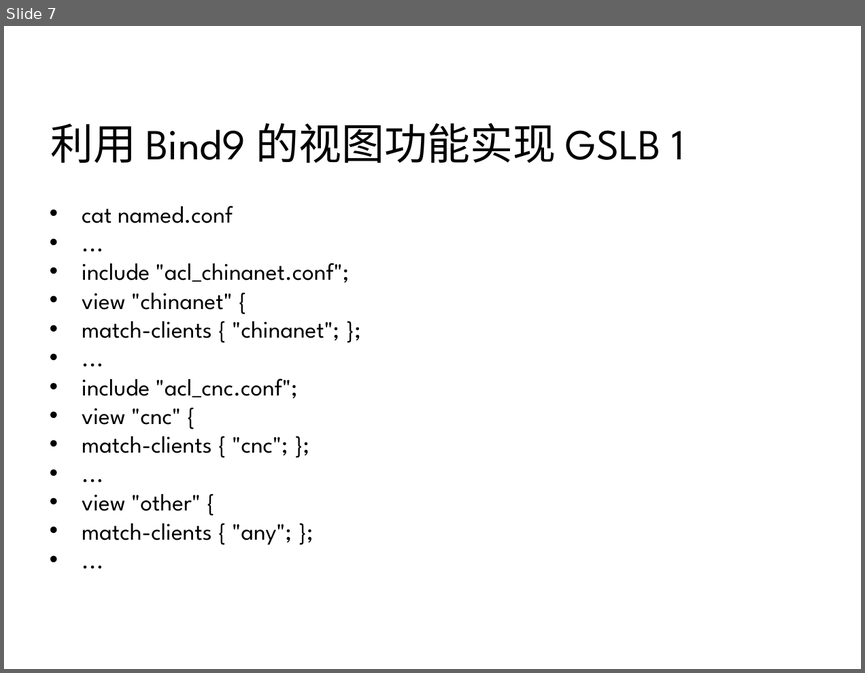
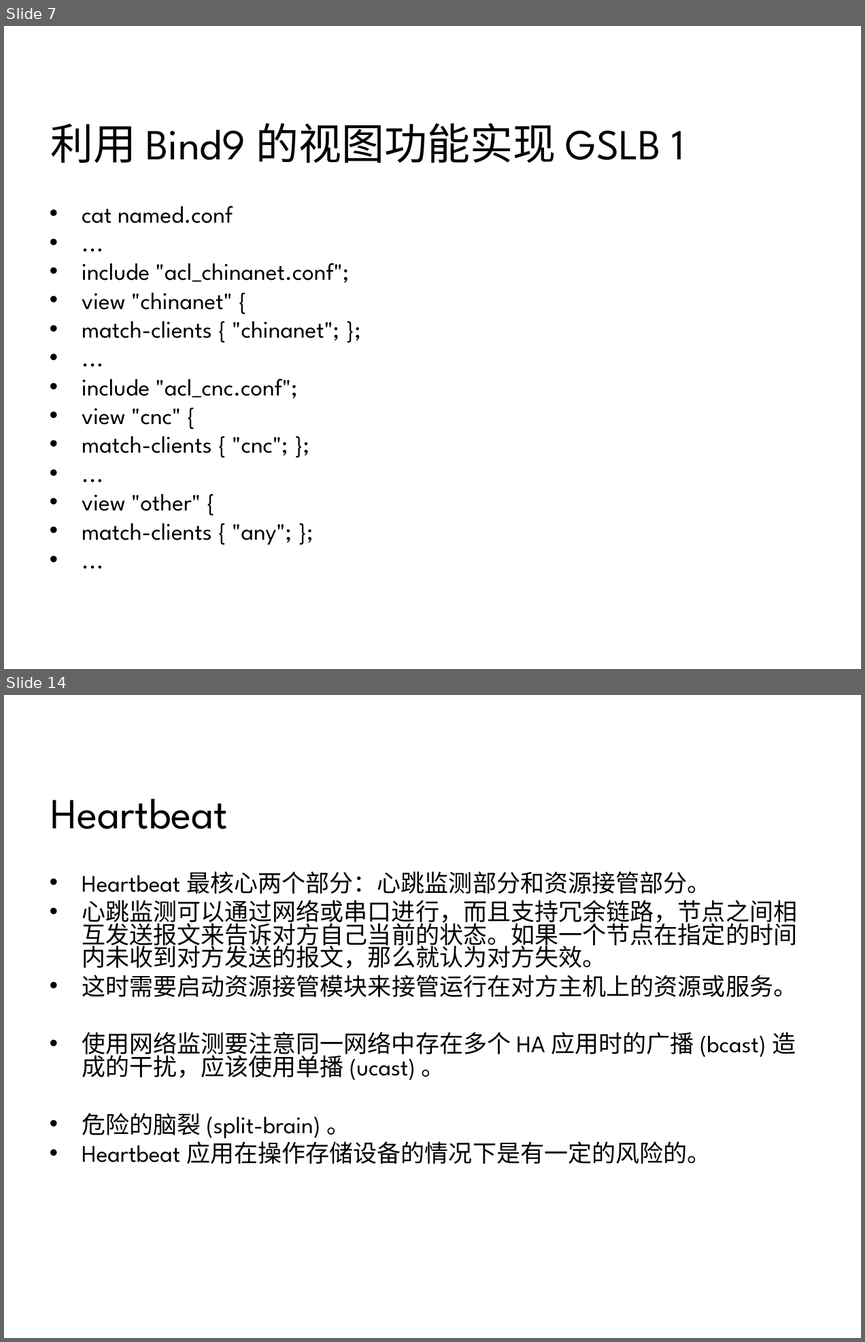
Before and after one commit to 7KjN3mHq/bluedata, a slide deck: system/01总览/架构/网站集群架构.ppt. Shown one above the other, each under a label of ours: slide 7 before the commit, slides 7 and 14 after it; the slides between them are not shown. The pictures are 865x673 and 865x1342 pixels, drawn with LibreOffice and Linux fonts; fonts in the diff are those of the drawing; background and template pictures are left out. Boxes give left, top, right and bottom in pixels: in the first picture for what was removed or moved away, otherwise in the second. Text is boxed around its words. In the diff, an @@ line names an element or a change of style, - is before the commit and + after.

```diff
--- a/system/01总览/架构/网站集群架构.ppt
+++ b/system/01总览/架构/网站集群架构.ppt
@@ slide 14 added at bbox=[4, 695, 861, 1338], background picture (left out) @@
@@ title added at bbox=[50, 798, 228, 829], 36 pt, text #000000 @@
+Heartbeat
@@ text added at bbox=[82, 871, 797, 1164], 20 pt, text #000000 @@
+• Heartbeat 最核心两个部分：心跳监测部分和资源接管部分。
+• 心跳监测可以通过网络或串口进行，而且支持冗余链路，节点之间相互发送报文来告诉对方自己当前的状态。如果一个节点在指定的时间内未收到对方发送的报文，那么就认为对方失效。
+• 这时需要启动资源接管模块来接管运行在对方主机上的资源或服务。
+• 使用网络监测要注意同一网络中存在多个 HA 应用时的广播 (bcast) 造成的干扰，应该使用单播 (ucast) 。
+• 危险的脑裂 (split-brain) 。
+• Heartbeat 应用在操作存储设备的情况下是有一定的风险的。
```
Also in this commit, not shown: 10 slides changed, 2 other slides added, 6 other files.
